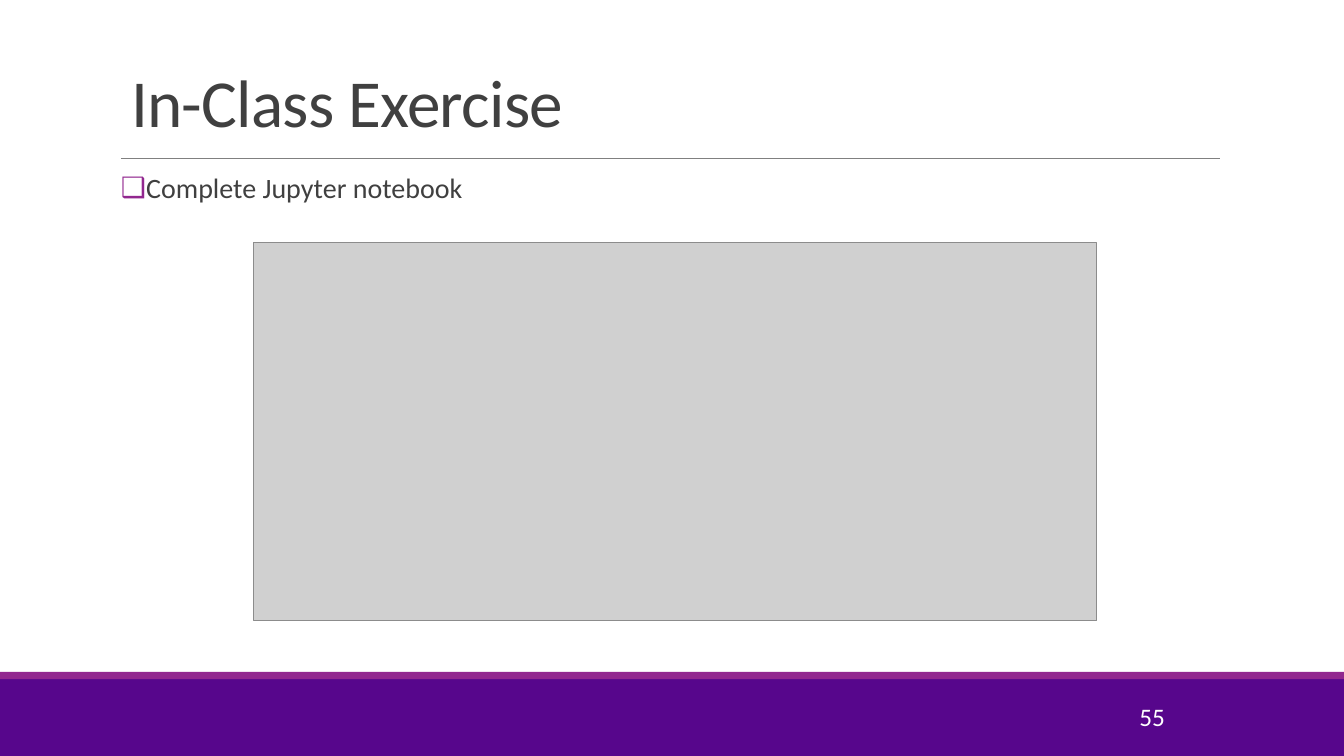
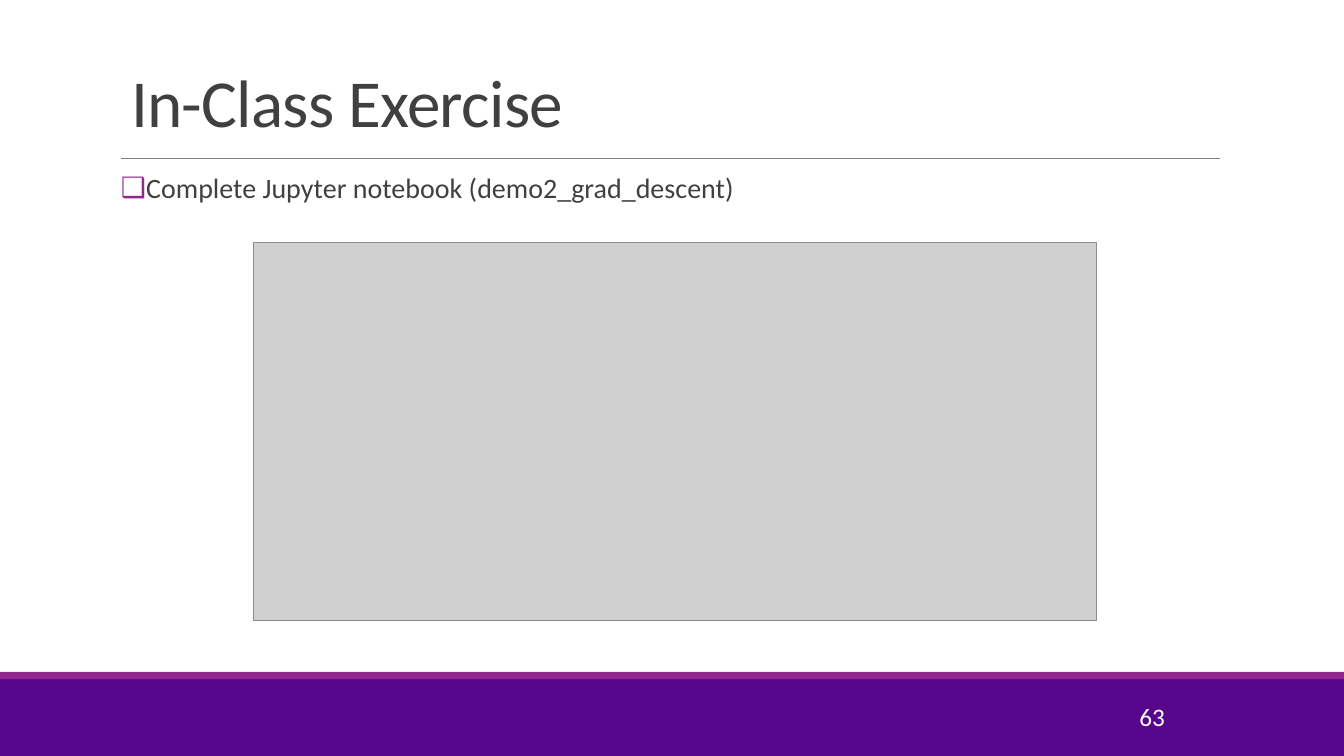
Before and after one commit to GusSand/introml, a slide deck: slide 63 of lectures/Lect07_Optim.pptx (slide 55 before the commit). Drawn at 1344x756 pixels with LibreOffice and Linux fonts; fonts in the diff are those of the drawing; grey boxes stand for pictures; background and template pictures are left out. Boxes give left, top, right and bottom in pixels: in the first picture for what was removed or moved away, otherwise in the second. Text is boxed around its words. In the diff, an @@ line names an element or a change of style, - is before the commit and + after.

Commit message:
lecture 7

```diff
--- a/lectures/Lect07_Optim.pptx
+++ b/lectures/Lect07_Optim.pptx
@@ text at (146,177,734,203): text changed @@
-❑ Complete Jupyter notebook
+❑ Complete Jupyter notebook (demo2_grad_descent)
@@ page number at (1139,709,1165,726): text changed @@
-55
+63
```
Also in this commit, not shown: 1 other file.
